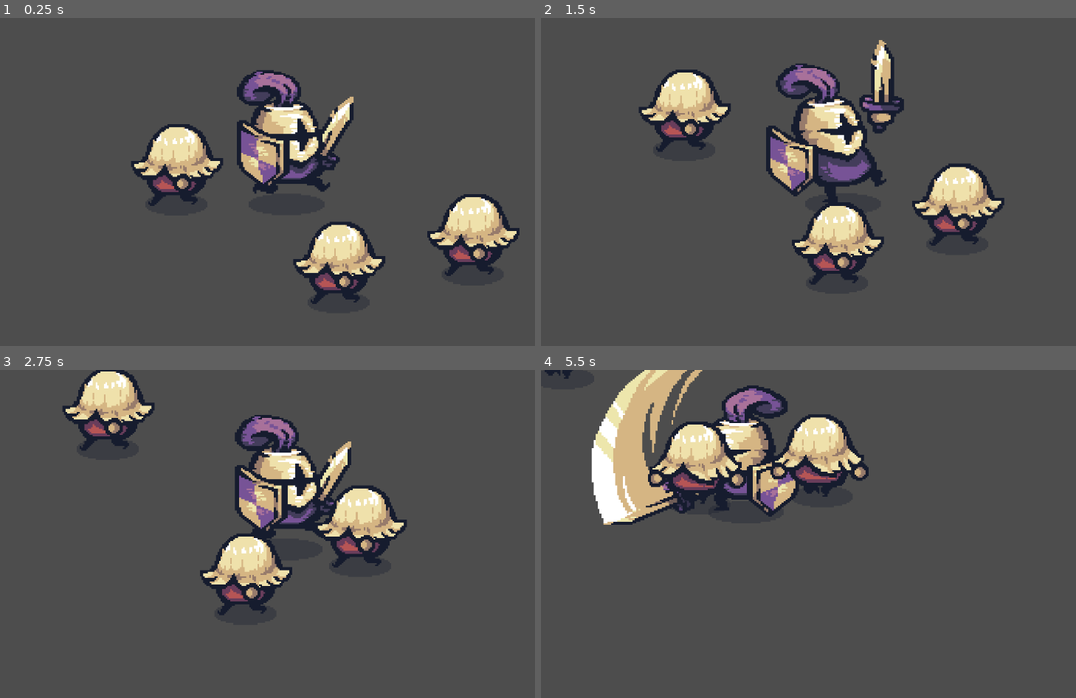
Above: before the commit, frames 1-4 (two rows, left to right).
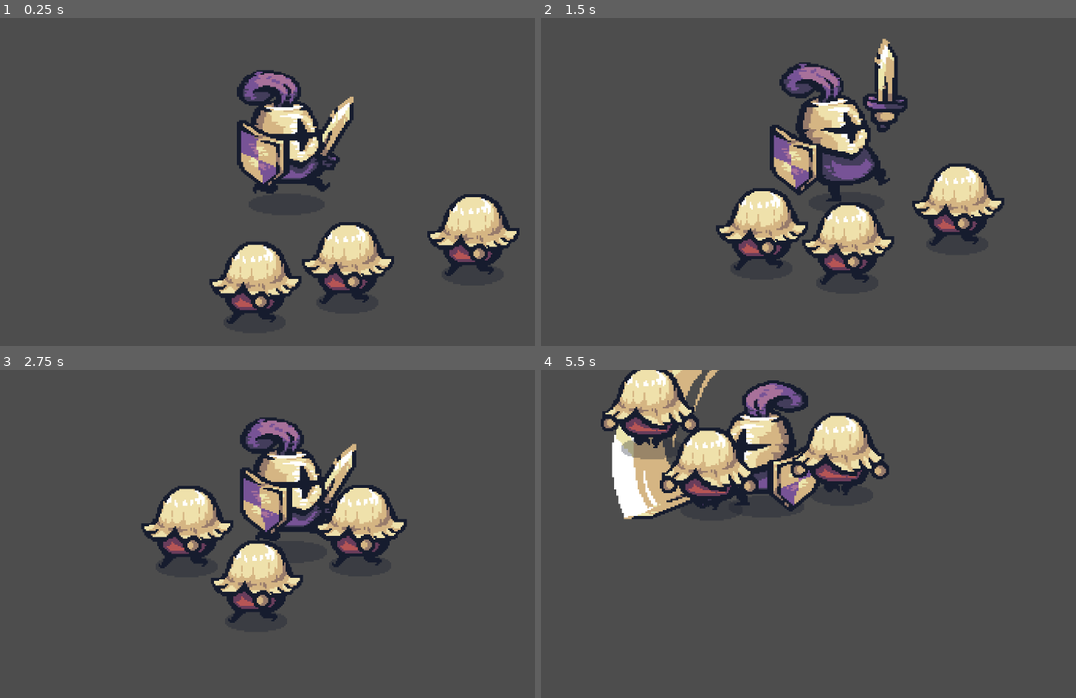
Above: after the commit, the same moments.

Repository: Tamy-dsv/Trilha_godot_new
Game: Godot game, scene res://node_2d.tscn
Same seed, same stepped clock (60 frames per second), same inputs: the game is played once before the commit and once after it.
Inputs (mouse positions are in pixels of both pictures, inside the frame that each line leads up to):
- Up to frame 1 (0.25 s): no input
- Up to frame 2 (1.5 s): move the mouse to (963, 165) at 0.52 s; hold D (mover_direita) 0.53-1.28 s; click (963, 165) at 0.6 s; move the mouse to (717, 198) at 1.27 s; hold S (mover_baixo) from 1.28 s (still down); click (717, 198) at 1.35 s
- Up to frame 3 (2.75 s): move the mouse to (353, 461) at 2.02 s; release S (mover_baixo) at 2.03 s; hold D (mover_direita) from 2.03 s (still down); click (353, 461) at 2.1 s
- Up to frame 4 (5.5 s): move the mouse to (808, 602) at 2.77 s; release D (mover_direita) at 2.78 s; hold W (mover_cima) 2.78-3.53 s; click (808, 602) at 2.85 s; move the mouse to (1011, 586) at 3.52 s; hold A (mover_esquerda) 3.53-5.03 s; click (1011, 586) at 3.6 s; move the mouse to (658, 484) at 4.27 s; click (658, 484) at 4.35 s; move the mouse to (867, 534) at 5.02 s; hold S (mover_baixo) from 5.03 s (still down); click (867, 534) at 5.1 s

The runs differ from the first frame. In frame 1, 7.4% of the frame differs, in the area x 24-74%, y 32-94%; in frame 2, 12%; in frame 3, 12%; in frame 4, 14%, in the area x 0-66%, y 0-48%.

Commit message:
aula 15 de maio
atualizando codigo

Diff:
--- a/medieval-warrior/inimigos/comportamentos/seguir.gd
+++ b/medieval-warrior/inimigos/comportamentos/seguir.gd
@@ -1,11 +1,26 @@
-extends CharacterBody2D
+extends Node
 
 @export var speed = 1
-@onready var sprite: AnimatedSprite2D = $AnimatedSprite2D
+
+var inimigos: Inimigos
+var sprite: AnimatedSprite2D
+
+
+func _ready():
+	inimigos = get_parent()
+	sprite = inimigos.get_node("AnimatedSprite2D")
+	inimigos.health
+	pass
+
 func _physics_process(delta: float) -> void:
 	var player_position = GameManeger.player_position
-	var diference = player_position - position
+	var diference = player_position - inimigos.position
 	var input_vector = diference.normalized()
+
+
+	#input vector
+	inimigos.velocity = input_vector * speed * 100.0
+	inimigos.move_and_slide()
 
 
 		# Girar o sprite
@@ -13,9 +28,3 @@
 		sprite.flip_h = false
 	elif input_vector.x < 0:
 		sprite.flip_h = true
-
-
-	#input vector
-	velocity = input_vector * speed * 100.0
-
-	move_and_slide()
--- /dev/null
+++ b/medieval-warrior/inimigos/inimigos.gd
@@ -0,0 +1,4 @@
+class_name Inimigos
+extends Node2D
+
+@export var health: int = 10
--- a/medieval-warrior/inimigos/peoes.tscn
+++ b/medieval-warrior/inimigos/peoes.tscn
@@ -1,7 +1,8 @@
-[gd_scene load_steps=11 format=3 uid="uid://crr7lvjcvelph"]
+[gd_scene load_steps=12 format=3 uid="uid://crr7lvjcvelph"]
 
 [ext_resource type="Texture2D" uid="uid://fmvx1ve21i7y" path="res://addons/Tiny Swords/Tiny Swords (Update 010)/Factions/Knights/Troops/Pawn/Red/Pawn_Red.png" id="1_37prt"]
-[ext_resource type="Script" uid="uid://bbgt3c8agf8fg" path="res://inimigos/comportamentos/seguir.gd" id="1_k7ipy"]
+[ext_resource type="Script" uid="uid://ciurlxwr30267" path="res://inimigos/inimigos.gd" id="1_k7ipy"]
+[ext_resource type="Script" uid="uid://bbgt3c8agf8fg" path="res://inimigos/comportamentos/seguir.gd" id="3_k7ipy"]
 
 [sub_resource type="AtlasTexture" id="AtlasTexture_r3xpm"]
 atlas = ExtResource("1_37prt")
@@ -71,3 +72,6 @@
 [node name="CollisionShape2D" type="CollisionShape2D" parent="."]
 position = Vector2(132, 69)
 shape = SubResource("CapsuleShape2D_nydnx")
+
+[node name="seguir" type="Node" parent="."]
+script = ExtResource("3_k7ipy")
--- a/medieval-warrior/node_2d.tscn
+++ b/medieval-warrior/node_2d.tscn
@@ -9,10 +9,10 @@
 position = Vector2(28, -52)
 
 [node name="Peoes" parent="." instance=ExtResource("2_0e48y")]
-position = Vector2(216, 227)
+position = Vector2(369, 458)
 
 [node name="Peoes2" parent="." instance=ExtResource("2_0e48y")]
 position = Vector2(803, 355)
 
 [node name="Peoes3" parent="." instance=ExtResource("2_0e48y")]
-position = Vector2(537, 415)
+position = Vector2(555, 415)
Not shown, added: medieval-warrior/inimigos/inimigos.gd.uid
